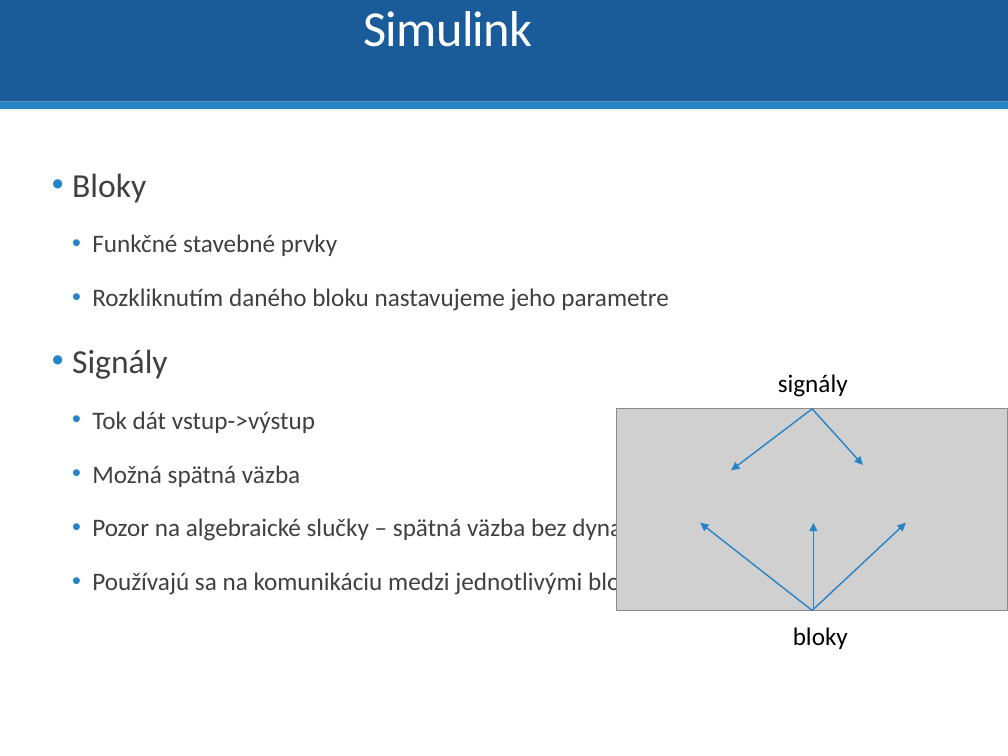
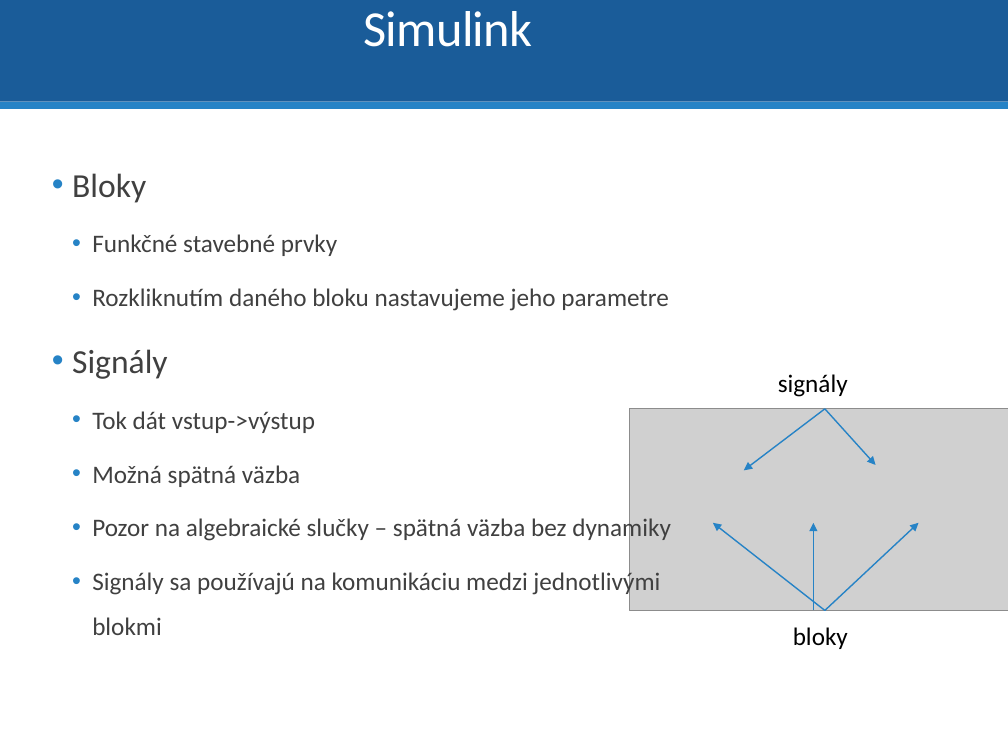
Before and after one commit to dodekm/TeamProjektKybernetika, a slide deck: slide 36 of Nove prednasky/P0_Opakovanie_Matlab_Simulink.pptx (slide 35 before the commit). Drawn at 1008x756 pixels with LibreOffice and Linux fonts; fonts in the diff are those of the drawing; grey boxes stand for pictures. Boxes give left, top, right and bottom in pixels: in the first picture for what was removed or moved away, otherwise in the second. Text is boxed around its words. In the diff, an @@ line names an element or a change of style, - is before the commit and + after.

```diff
--- a/Nove prednasky/P0_Opakovanie_Matlab_Simulink.pptx
+++ b/Nove prednasky/P0_Opakovanie_Matlab_Simulink.pptx
@@ 3 arrows, 1 picture: place and size @@
-3 arrows, 1 picture at box(616, 409, 1008, 611)
+3 arrows, 1 picture at box(629, 409, 1008, 611)
@@ arrow moved from (812, 611) - (701, 523) to (825, 611) - (713, 523) @@
@@ text at box(92, 570, 660, 635): text changed @@
-    • Používajú sa na komunikáciu medzi jednotlivými blokmi
+    • Signály sa používajú na komunikáciu medzi jednotlivými blokmi
```
Also in this commit, not shown: 14 other slides changed, 1 slide added, 1 slide removed, 2 other files.
